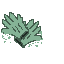
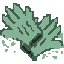
Comparing the layer stacks of the two 64 x 64 images. Changes:
painted on "Paint Layer 1" over [0, 3, 64, 61]
removed layer "Paint Layer 1" (2nd of 2) over [0, 3, 64, 61]
